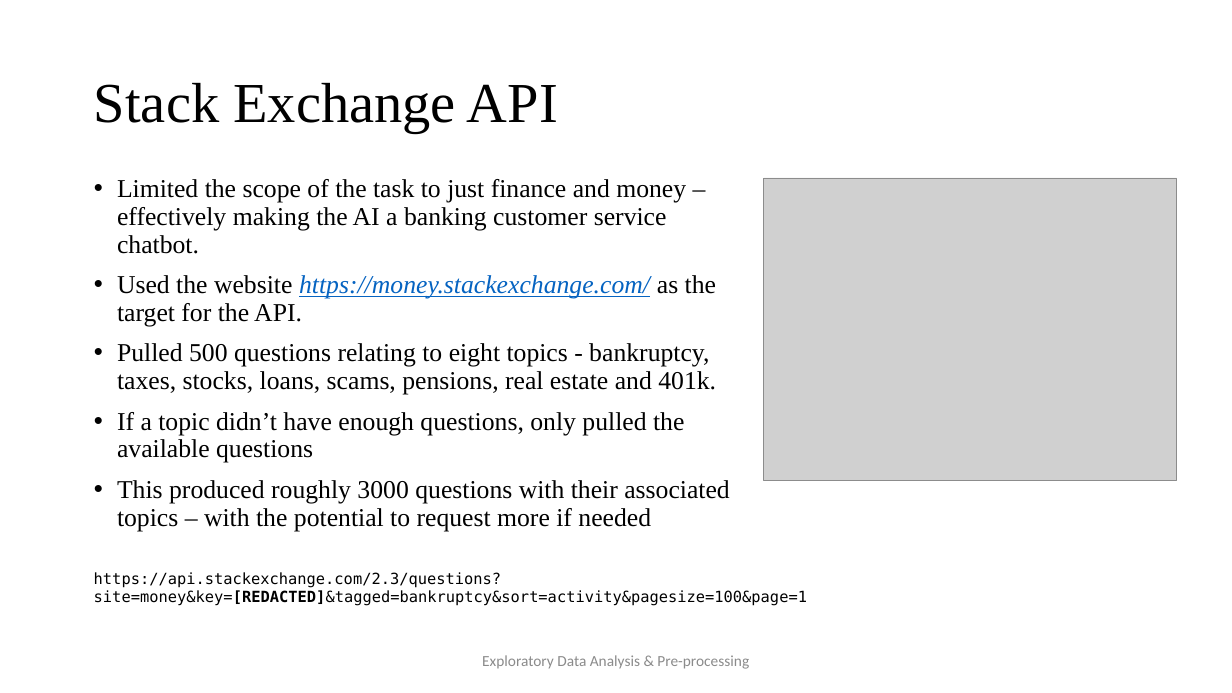
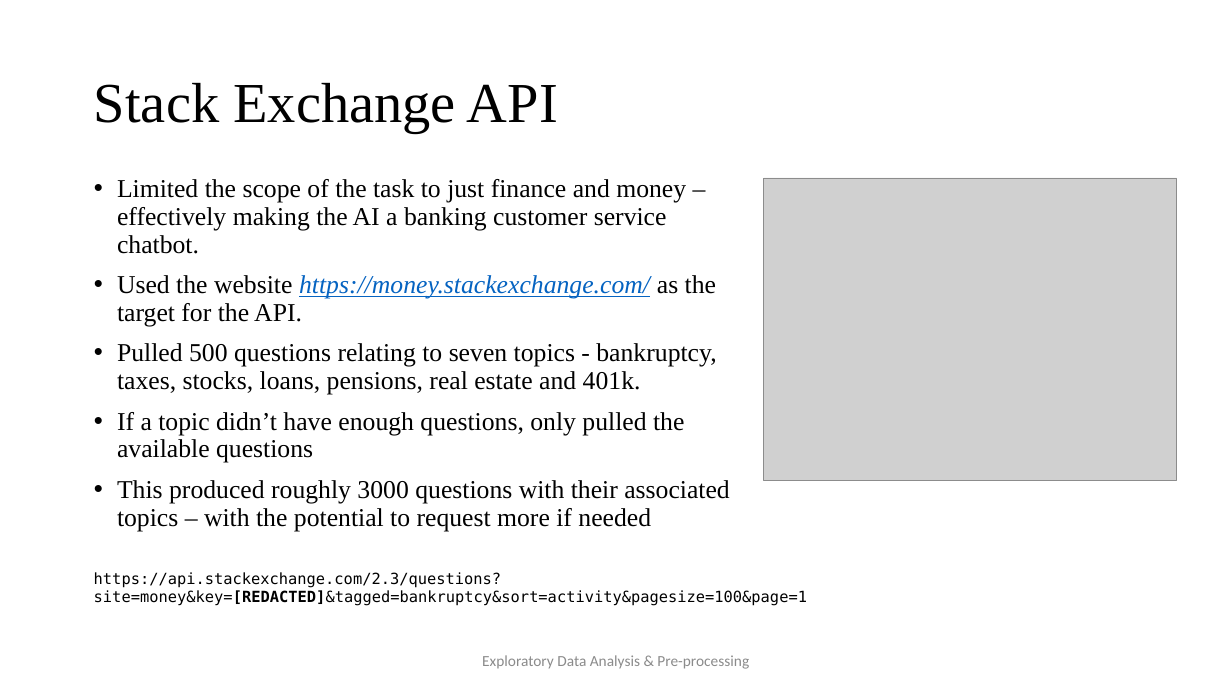
Before and after one commit to JaVonox/AIChatbot, a slide deck: slide 17 of Documentation/100505349.pptx. Drawn at 1232x693 pixels with LibreOffice and Linux fonts; fonts in the diff are those of the drawing; grey boxes stand for pictures. Boxes give left, top, right and bottom in pixels: in the first picture for what was removed or moved away, otherwise in the second. Text is boxed around its words. In the diff, an @@ line names an element or a change of style, - is before the commit and + after.

```diff
--- a/Documentation/100505349.pptx
+++ b/Documentation/100505349.pptx
@@ text at bbox=[117, 343, 716, 395]: text changed @@
-• Pulled 500 questions relating to eight topics - bankruptcy, taxes, stocks, loans, scams, pensions, real estate and 401k.
+• Pulled 500 questions relating to seven topics - bankruptcy, taxes, stocks, loans, pensions, real estate and 401k.
```
Also in this commit, not shown: 1 slide added, 2 other files.
